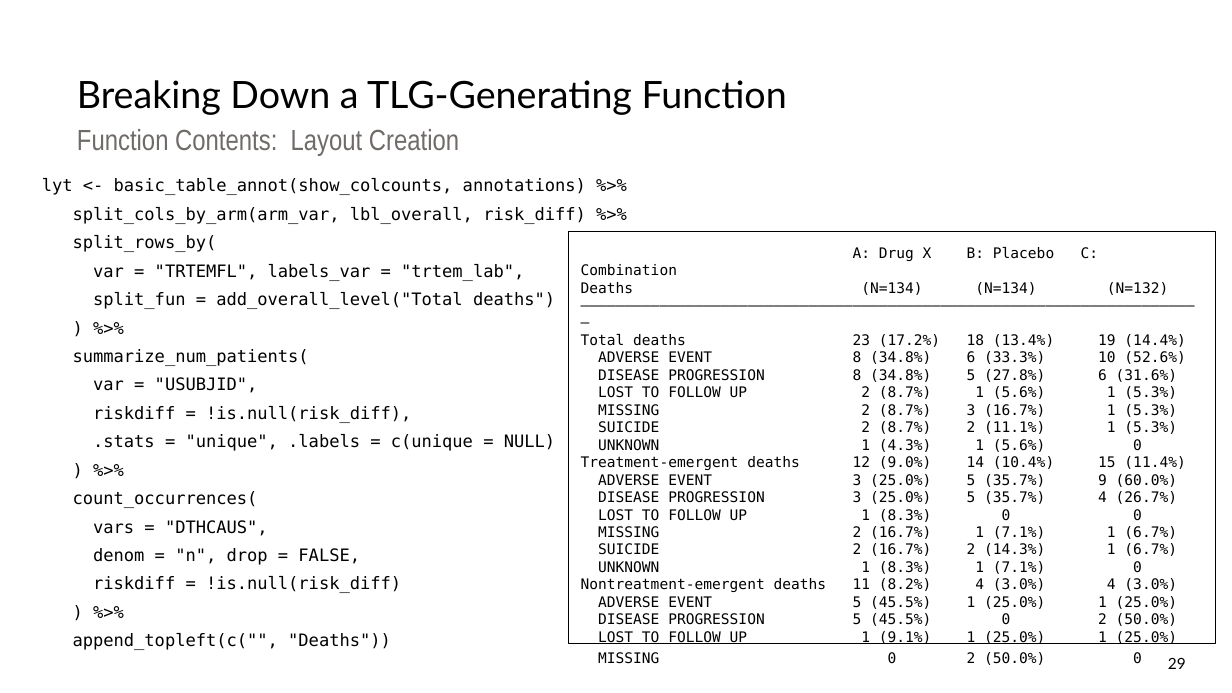
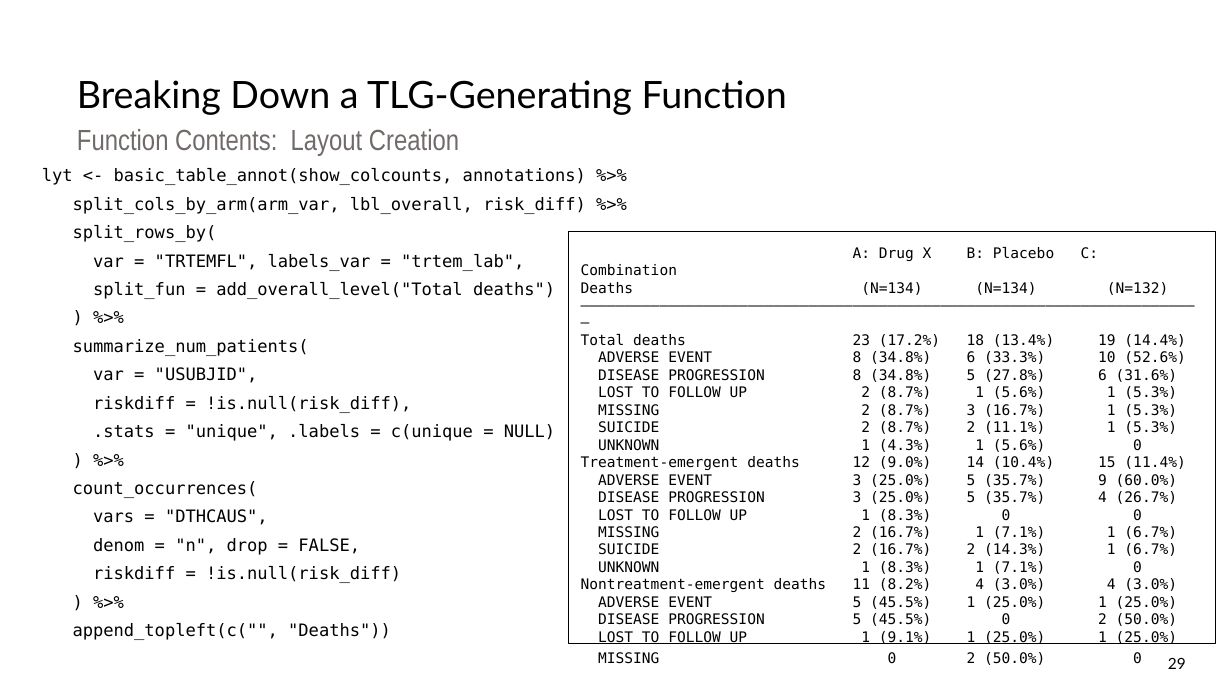
Before and after one commit to pharmaverse/cardinal, a slide deck: slide 29 of quarto/assets/resources/RinPharma_Workshop_2023.pptx. Drawn at 1232x693 pixels with LibreOffice and Linux fonts; fonts in the diff are those of the drawing. Boxes give left, top, right and bottom in pixels: in the first picture for what was removed or moved away, otherwise in the second. Text is boxed around its words. In the diff, an @@ line names an element or a change of style, - is before the commit and + after.

```diff
--- a/quarto/assets/resources/RinPharma_Workshop_2023.pptx
+++ b/quarto/assets/resources/RinPharma_Workshop_2023.pptx
@@ text "lyt <- basic_table_annot(show_colcounts, annotations) %>%": place and size @@
-text "lyt <- basic_table_annot(show_colcounts, annotations) %>%" at [42, 178, 586, 593]
+text "lyt <- basic_table_annot(show_colcounts, annotations) %>%" at [42, 168, 586, 583]
```
Also in this commit, not shown: 28 other slides changed.
